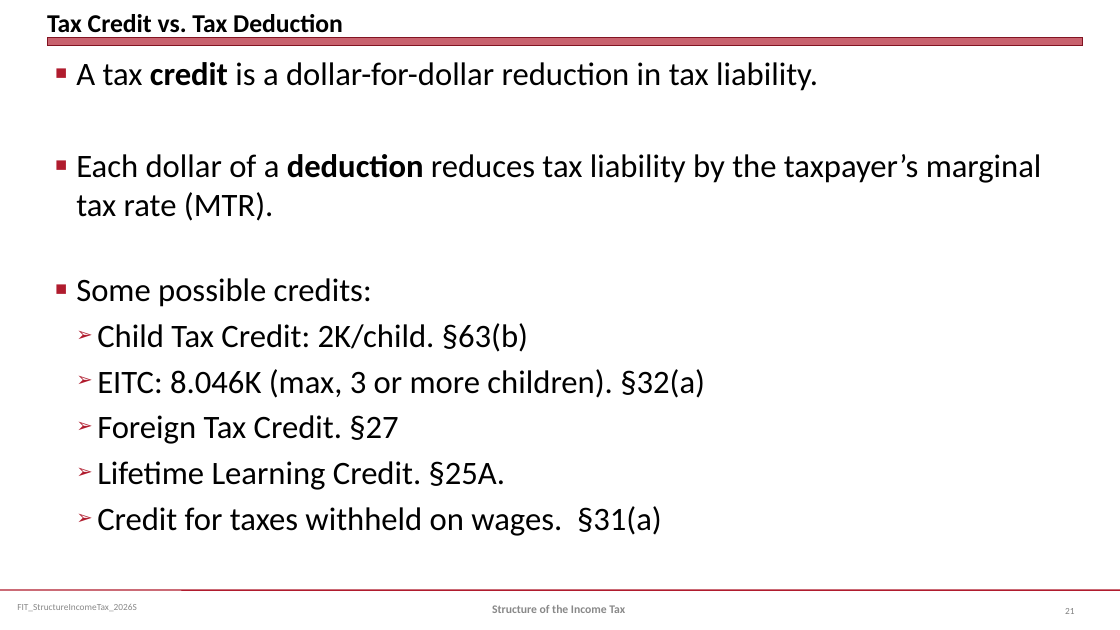
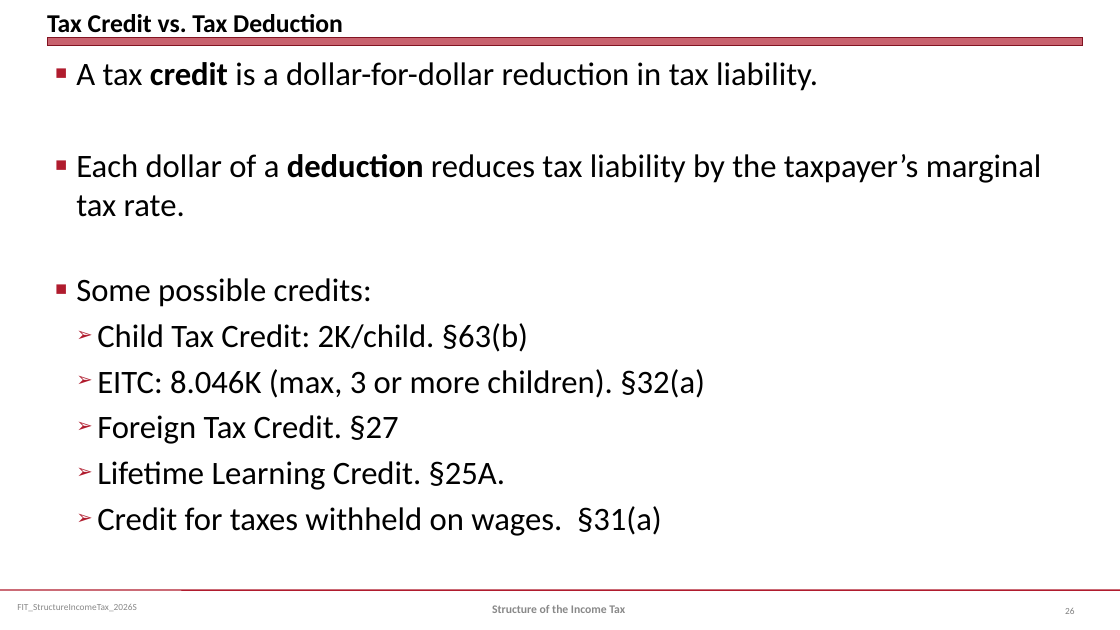
Before and after one commit to jmc877/Fed-Income-Tax, a slide deck: slide 26 of slides/FIT_StructureIncomeTax_2026S.pptx (slide 21 before the commit). Drawn at 1120x630 pixels with LibreOffice and Linux fonts; fonts in the diff are those of the drawing. Boxes give left, top, right and bottom in pixels: in the first picture for what was removed or moved away, otherwise in the second. Text is boxed around its words. In the diff, an @@ line names an element or a change of style, - is before the commit and + after.

```diff
--- a/slides/FIT_StructureIncomeTax_2026S.pptx
+++ b/slides/FIT_StructureIncomeTax_2026S.pptx
@@ text at (76, 154, 1042, 217): text changed @@
-■ Each dollar of a deduction reduces tax liability by the taxpayer’s marginal tax rate (MTR).
+■ Each dollar of a deduction reduces tax liability by the taxpayer’s marginal tax rate.
```
Also in this commit, not shown: 21 other slides changed, 5 slides added, 2 other files.
